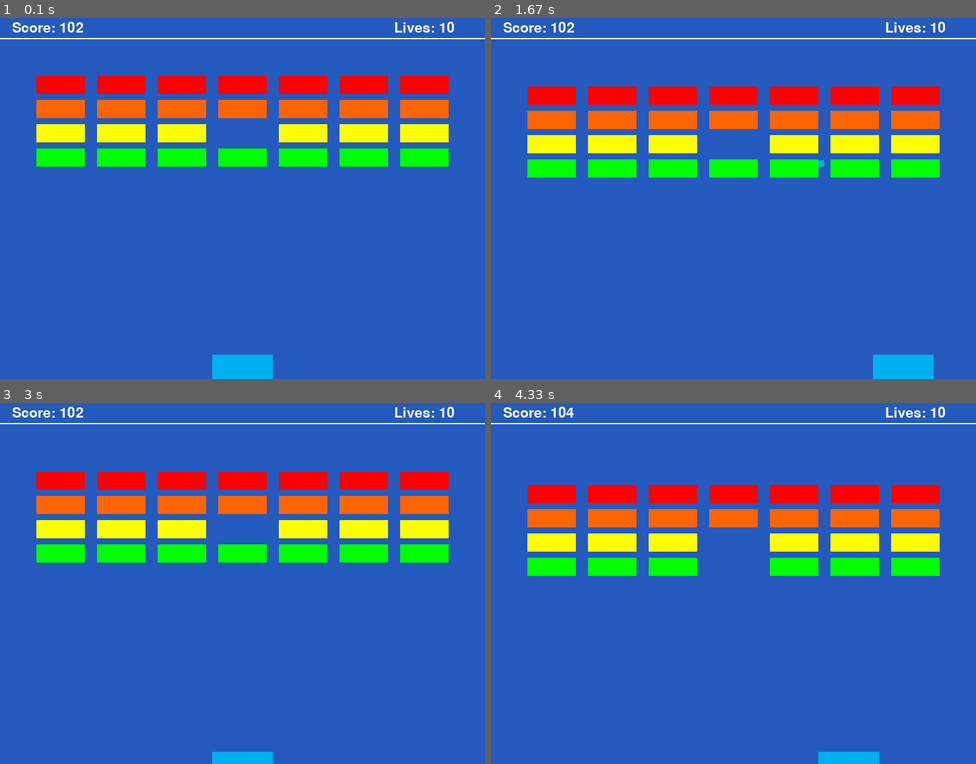
Above: before the commit, frames 1-4 (two rows, left to right).
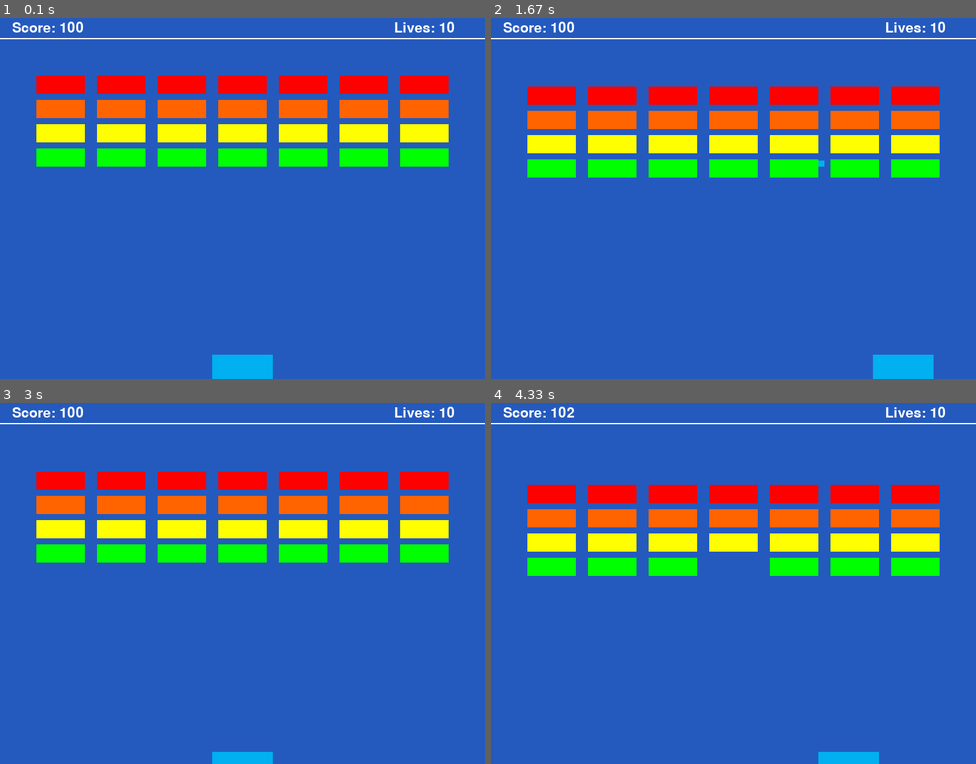
Above: after the commit, the same moments.

Repository: FaisalAhmedBijoy/Shooter-Aircraft-Game-using-PyGame-Library
Game: pygame game, started from main.py
Two runs of this game, one before a commit and one after it. Both use one fixed random seed, a clock stepped at 60 frames per second and the inputs below.
Inputs:
- Up to frame 1 (0.1 s): no input
- Up to frame 2 (1.67 s): hold Right 0.33-0.8 s; hold Up 0.83-1.13 s; hold Right 1.17-1.63 s
- Up to frame 3 (3 s): hold Left 1.67-2.2 s; hold Down 2.23-2.53 s; hold Left 2.57-2.97 s
- Up to frame 4 (4.33 s): hold Up 3-3.37 s; hold Right 3.4-4.03 s

The runs differ from the first frame. In frame 1, 0.5% of the frame differs, in the area x 15-55%, y 1-35%; in frame 2, 0.5%; in frame 3, 0.5%; in frame 4, 0.5%, in the area x 15-55%, y 1-42%.

Commit message:
added the shooter brick and fire

Diff:
--- a/main.py
+++ b/main.py
@@ -36,9 +36,6 @@
 # this will be a list that will contain all the sprites we intend
 all_sprites_list=pygame.sprite.Group()
 
-# Add thepaddles to the list of sprites
-# all_sprites_list.add(paddleA)
-# all_sprites_list.add(paddleB)
 
 # Create the paddle
 paddle=Paddle(LIGHTBLUE,100,50)
@@ -49,8 +46,8 @@
 balls=[]
 ball=Ball(LIGHTBLUE,10,10)
 ball.rect.x=400
-ball.rect.y=195
-all_sprites_list.add(ball)
+ball.rect.y=560
+# all_sprites_list.add(ball)
 balls.append(ball)
 
 
